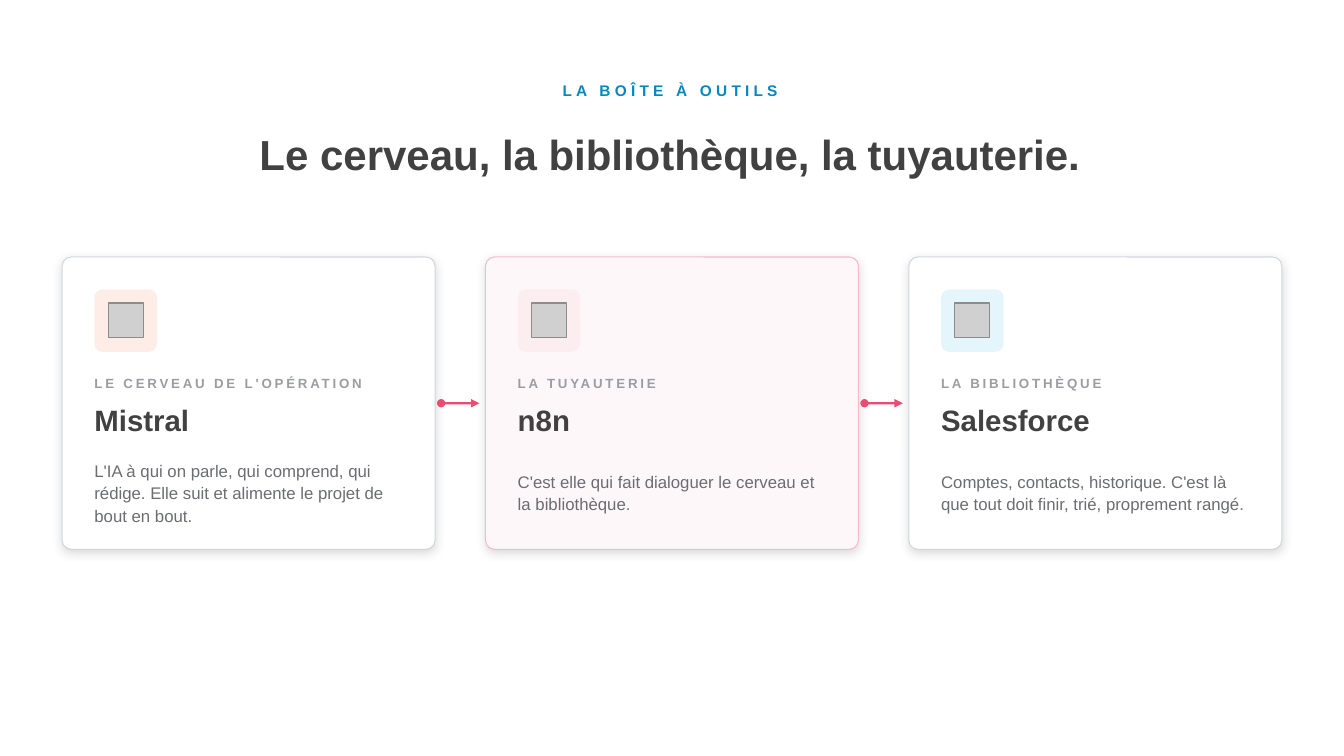
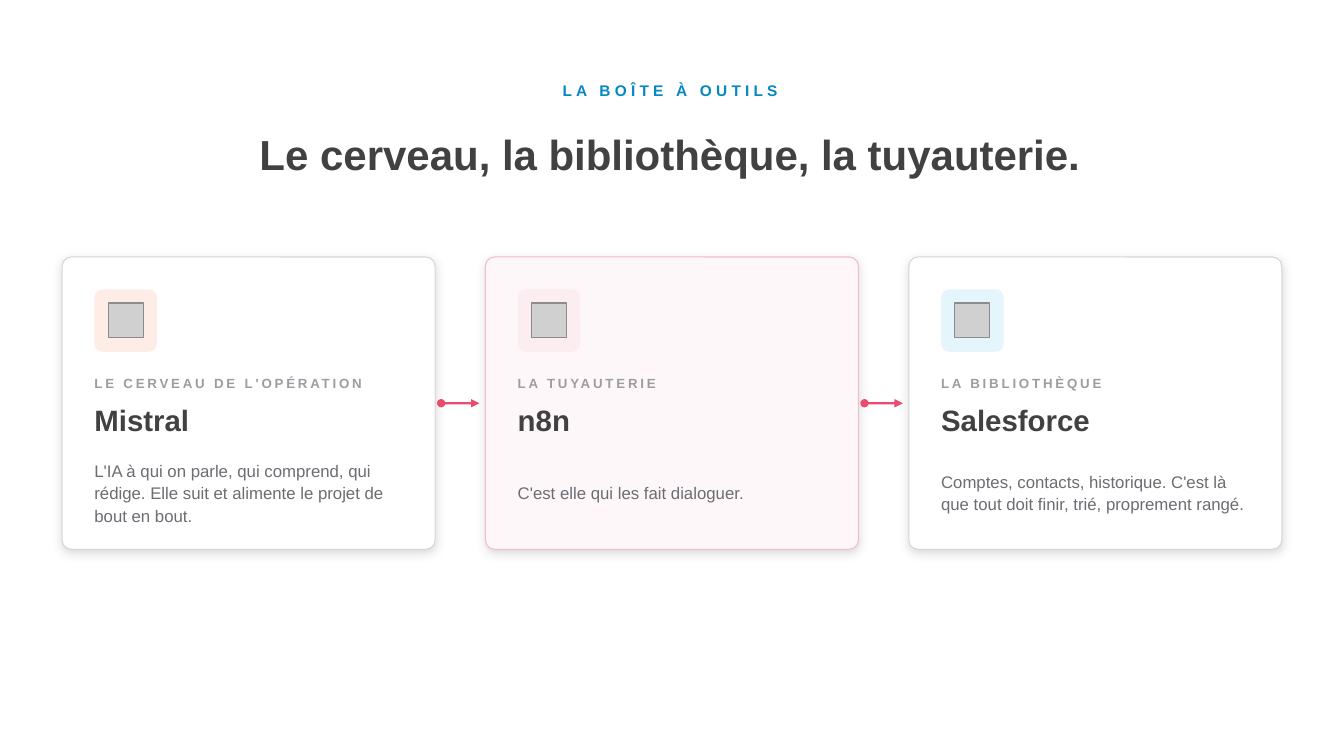
Before and after one commit to felixuniversityca-svg/task-dashboard, a slide deck: slide 4 of LIA-concretement-CC-anime.pptx. Drawn at 1344x756 pixels with LibreOffice and Linux fonts; fonts in the diff are those of the drawing; grey boxes stand for pictures. Boxes give left, top, right and bottom in pixels: in the first picture for what was removed or moved away, otherwise in the second. Text is boxed around its words. In the diff, an @@ line names an element or a change of style, - is before the commit and + after.

```diff
--- a/LIA-concretement-CC-anime.pptx
+++ b/LIA-concretement-CC-anime.pptx
@@ text at (518, 487, 744, 503): text changed @@
-C'est elle qui fait dialoguer le cerveau et la bibliothèque.
+C'est elle qui les fait dialoguer.
```
Also in this commit, not shown: 36 other slides changed.
